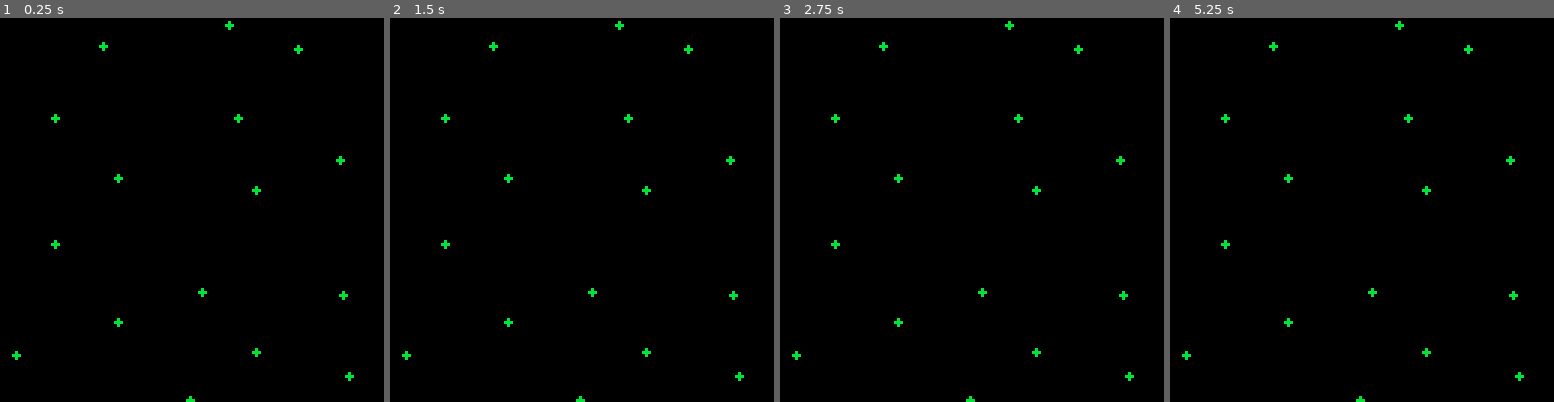
Above: before the commit, frames 1-4 (left to right).
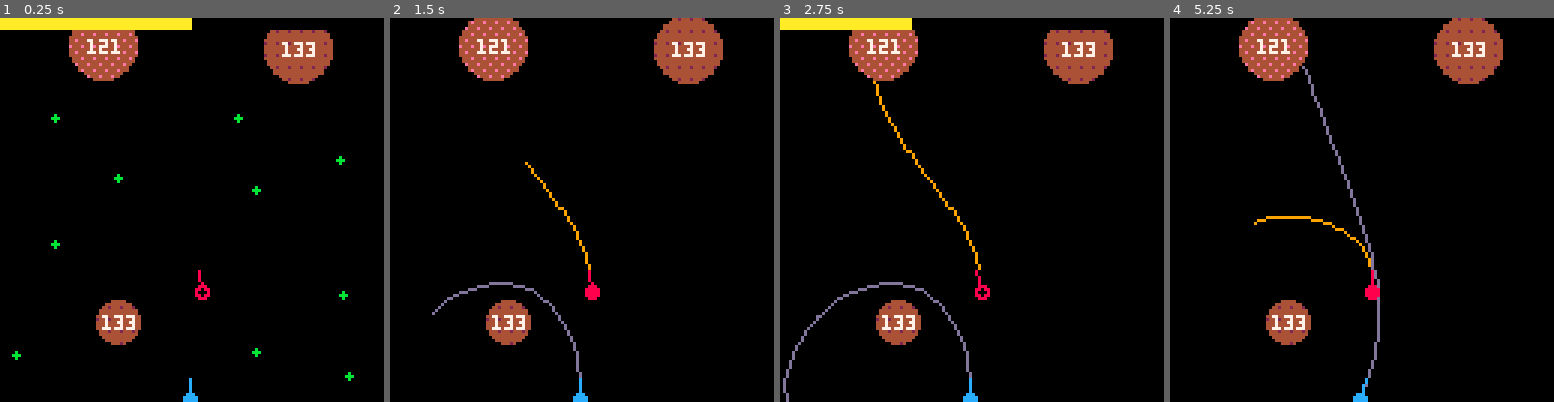
Above: after the commit, the same moments.

Repository: alxgnon/pico-8
Game: PICO-8 cartridge gravitywar.p8
The game is run twice, just before and just after one commit, with the same random seed, the same clock (stepped at 60 frames per second) and the same inputs.
Inputs:
- Up to frame 1 (0.25 s): no input
- Up to frame 2 (1.5 s): tap O (Z key) at 0.33, 0.7, 1.43 s; tap X (X key) at 1.07 s
- Up to frame 3 (2.75 s): hold Left 1.97-2.37 s; tap X (X key) at 2.07, 2.4, 2.73 s; tap O (Z key) at 2.22 s; hold Down from 2.42 s (still down)
- Up to frame 4 (5.25 s): release Down at 2.82 s; hold Right 2.87-3.53 s; tap X (X key) every 0.33 s from 3.07 to 5.07 s; tap O (Z key) at 3.1, 3.98, 4.87 s; hold Up 3.58-4.08 s; hold Right 4.13-4.53 s; hold Down 4.58-5.08 s; hold Left from 5.13 s (still down)

The runs differ from the first frame. In frame 1, 7.1% of the frame differs, in the area x 0-87%, y 0-100%; in frame 2, 7.2%; in frame 3, 7.9%, in the area x 0-93%, y 0-100%; in frame 4, 7.5%.

Commit message:
Gravity : Kinda-bad-but-working level generator

Diff:
--- a/gravitywar.p8
+++ b/gravitywar.p8
@@ -7,10 +7,10 @@
 function _init()
 	cls()
 	playing = 0
-	players = init_players()
-	planets = init_planets()
+	players = {}
+	planets = {}
 	shots = {}
-	gen_map(1,1)
+	gen_map(2,3)
 end
 
 function control()
@@ -46,11 +46,11 @@
 end
 
 function _draw()
-	--maybe_clear()
-	--draw_shots()
-	--draw_planets()
-	--draw_players()
-	--draw_power(players[playing])
+	maybe_clear()
+	draw_shots()
+	draw_planets()
+	draw_players()
+	draw_power(players[playing])
 end
 
 function maybe_clear()
@@ -72,6 +72,21 @@
 	local r, k = 25, 10
 
 	local points = distribute_points(r, k)
+
+	for i=1, n_players do
+		local p = points[flr(rnd(#points)) + 1]
+		add(players, player(p.x, p.y,player_colors[i]))
+		del(points, p)
+	end
+
+	for i=1, n_planets do
+		local p = points[flr(rnd(#points)) + 1]
+		local size = flr(p_min_size + rnd(r/2-p_min_size))
+		local mass = flr(p_min_mass + rnd(p_max_mass - p_min_mass))
+		add(planets, planet(p.x, p.y, size, mass))
+		del(points, p)
+	end
+
 	for p in all(points) do
 		circfill(p.x, p.y, 1, 11)
 	end
@@ -124,19 +139,14 @@
 -->8
 ------------------- player ----
 
+player_colors = {8, 12}
+
 aim_sens = 0.005
 power_sens = 0.03
 max_power = 2.0
 
 player_radius = 2
 gun_length = 7
-
-function init_players()
-	return {
-		player(15, 15, 8),
-		player(113, 113, 12),
-	}
-end
 
 function aim_center(x, y)
 	return atan2(64-x, 64-y, x, y)
@@ -208,11 +218,9 @@
 
 planet_colors = {15, 14, 4, 2, 5}
 
-function init_planets()
-	return {
-		planet(64, 64, 20, 150),
-	}
-end
+p_min_size = 5
+p_min_mass = 50
+p_max_mass = 250
 
 function planet(x, y, r, mass)
 	return {
